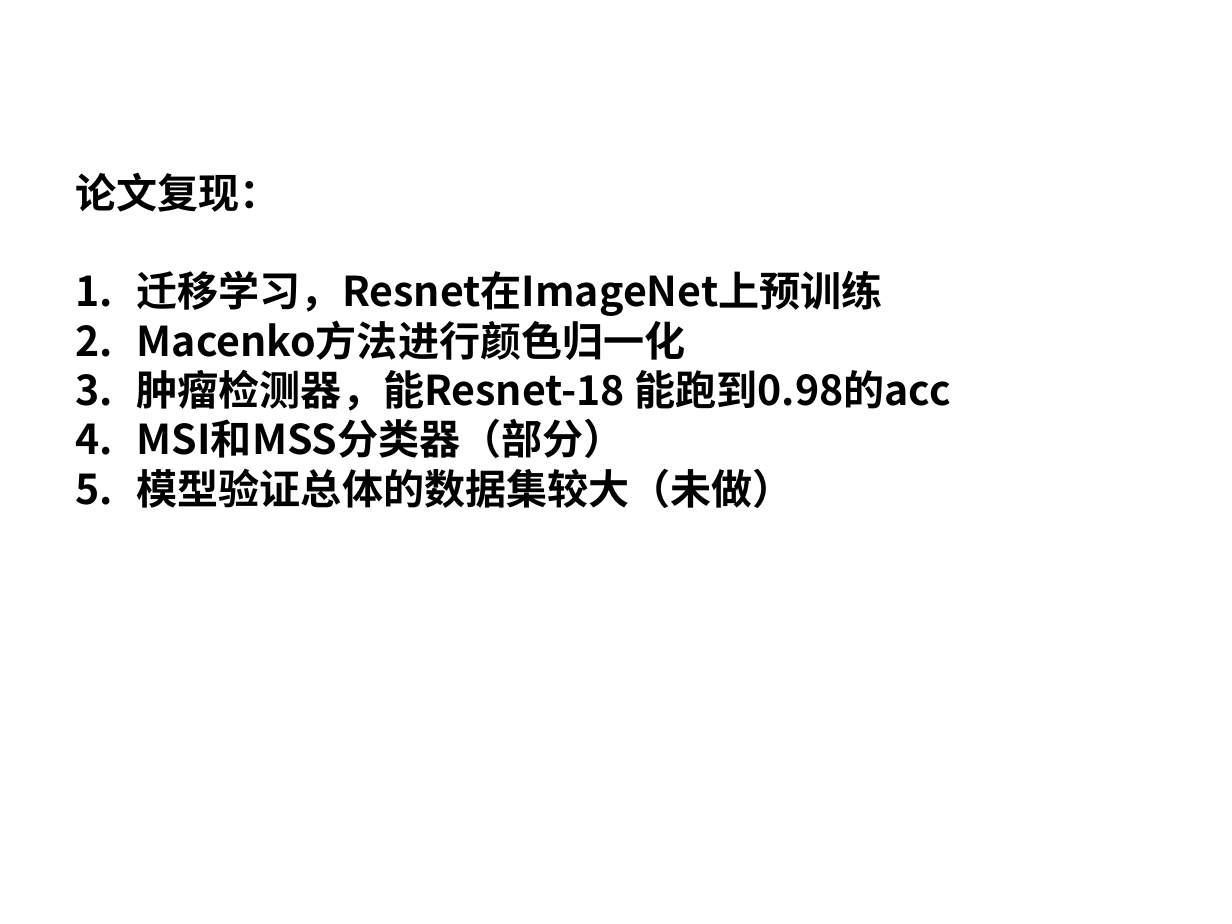
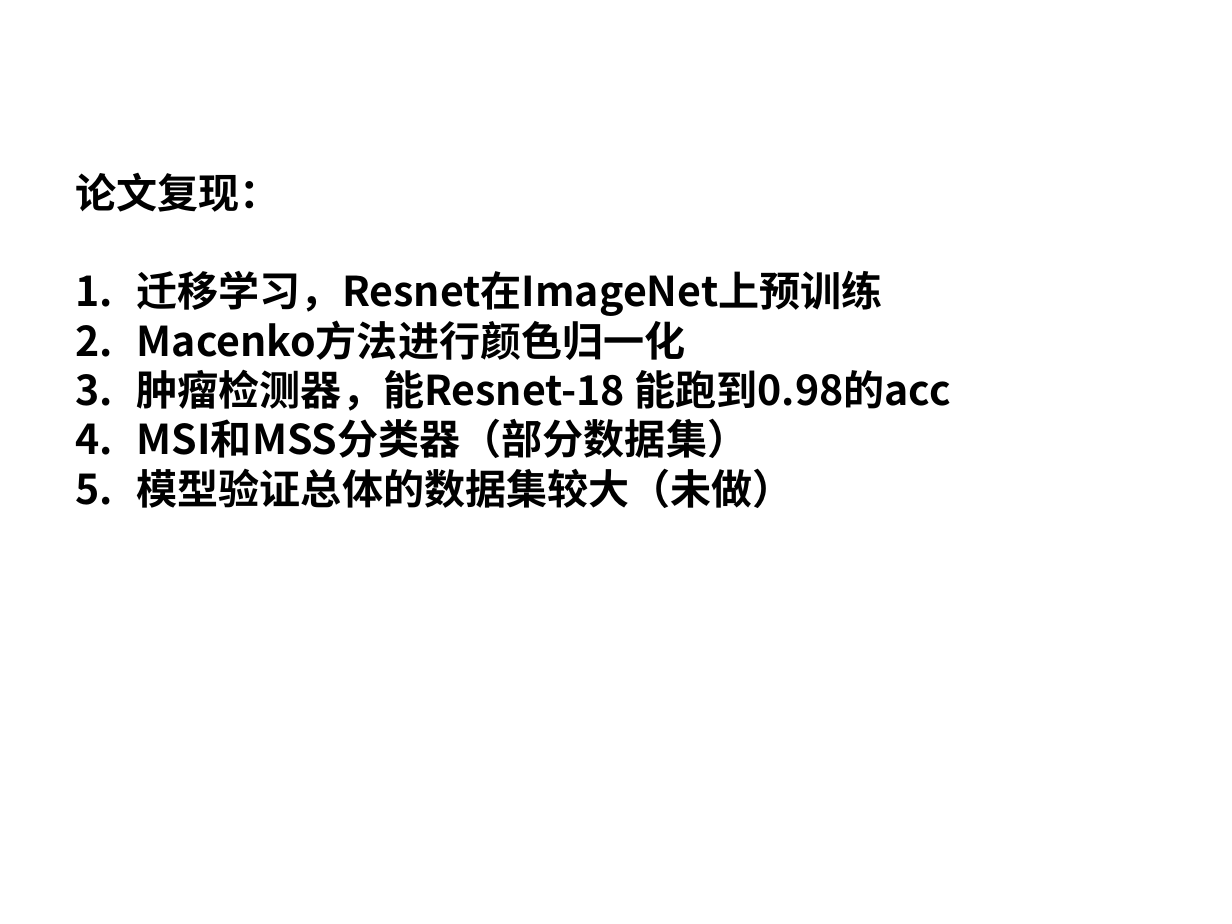
Before and after one commit to adcShijie/PaperReading, a slide deck: slide 8 of PPT/DL-microsatellite_instability-histology.pptx. Drawn at 1232x924 pixels with LibreOffice and Linux fonts; fonts in the diff are those of the drawing; background and template pictures are left out. Boxes give left, top, right and bottom in pixels: in the first picture for what was removed or moved away, otherwise in the second. Text is boxed around its words. In the diff, an @@ line names an element or a change of style, - is before the commit and + after.

```diff
--- a/PPT/DL-microsatellite_instability-histology.pptx
+++ b/PPT/DL-microsatellite_instability-histology.pptx
@@ text at (137, 418, 749, 458): text changed @@
-4. MSI和MSS分类器（部分）
+4. MSI和MSS分类器（部分数据集）
```
Also in this commit, not shown: 1 other slide changed, 1 other file.
